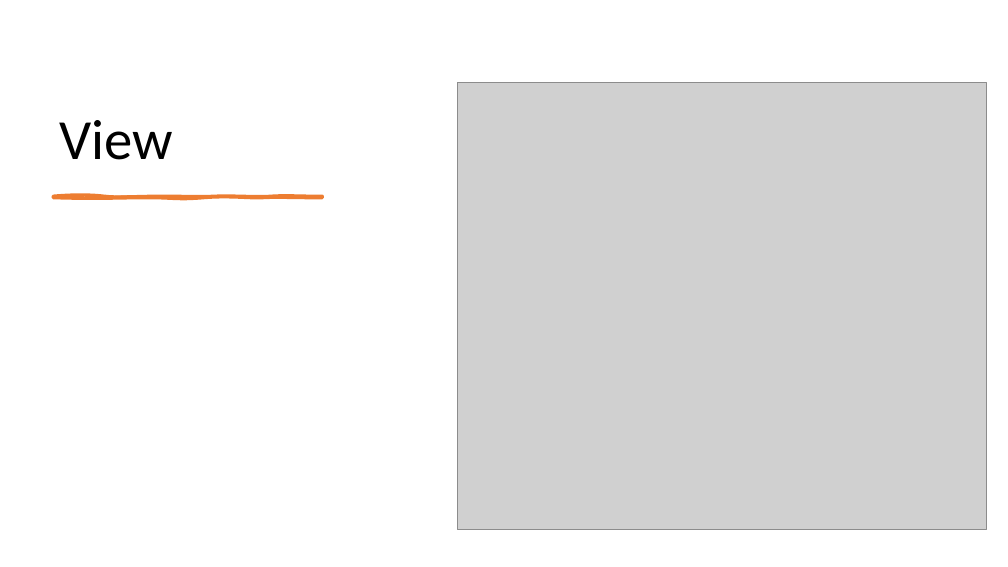
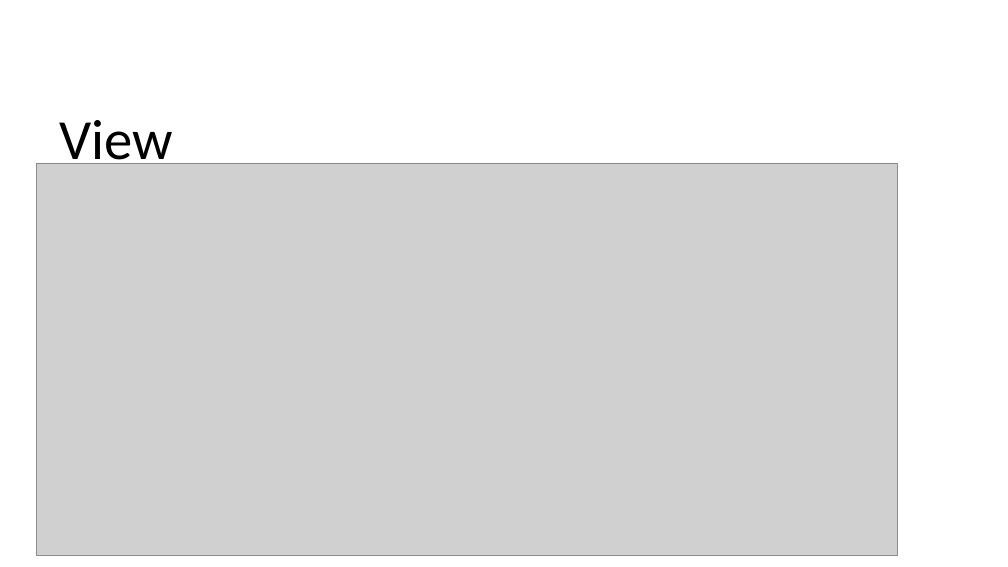
Before and after one commit to duyenpt180067/TKXDPM.KSCQ.20211-11, a slide deck: slide 12 of final_submission/slide.pptx. Drawn at 1008x567 pixels with LibreOffice and Linux fonts; fonts in the diff are those of the drawing; grey boxes stand for pictures. Boxes give left, top, right and bottom in pixels: in the first picture for what was removed or moved away, otherwise in the second. Text is boxed around its words. In the diff, an @@ line names an element or a change of style, - is before the commit and + after.

```diff
--- a/final_submission/slide.pptx
+++ b/final_submission/slide.pptx
@@ picture removed at bbox=[457, 82, 987, 530] @@
@@ picture added at bbox=[37, 163, 898, 556] @@
@@ freeform shape removed at bbox=[53, 197, 322, 198] @@
```
Also in this commit, not shown: 7 other slides changed, 5 slides added, 2 slides removed, 2 other files.
